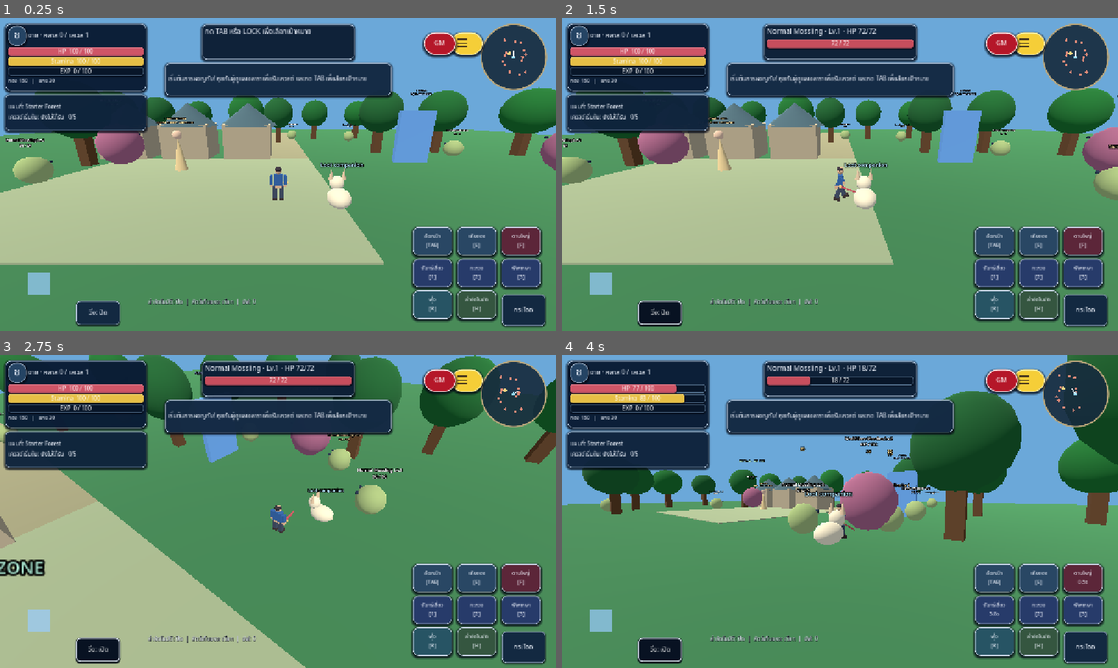
Above: before the commit, frames 1-4 (two rows, left to right).
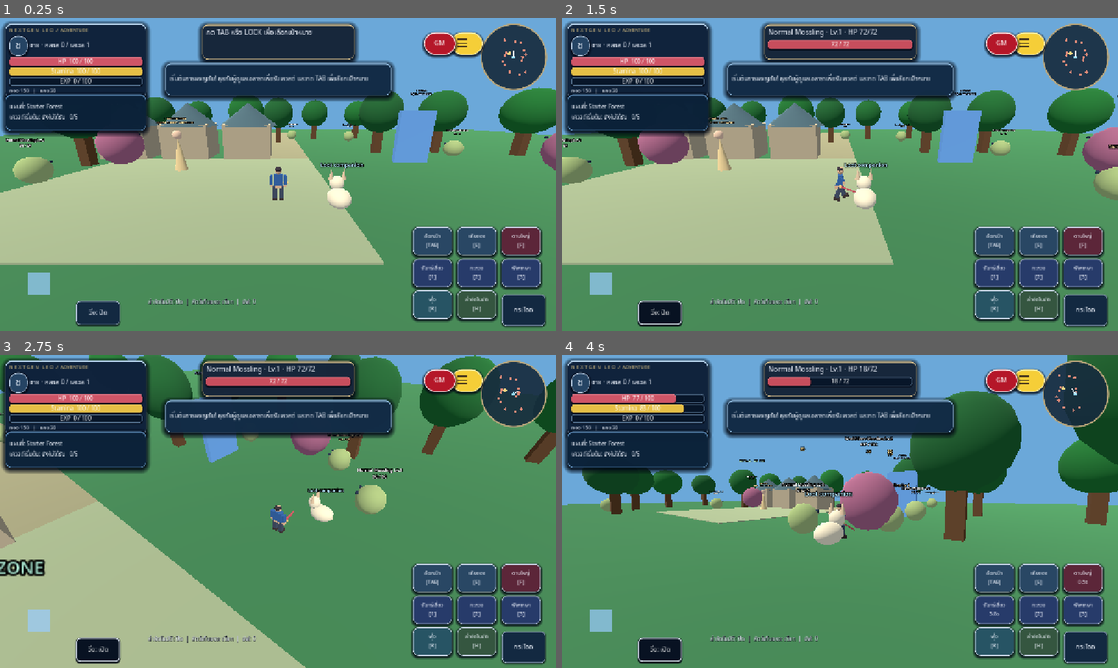
Above: after the commit, the same moments.

Repository: redfullmoon209-debug/NexTgenLeo
Game: Godot game, scene res://scenes/main.tscn
Same seed, same stepped clock (60 frames per second), same inputs: the game is played once before the commit and once after it.
Inputs (mouse positions are in pixels of both pictures, inside the frame that each line leads up to):
- Up to frame 1 (0.25 s): no input
- Up to frame 2 (1.5 s): click "กระโดด" at 0.5 s; tap Enter at 1.25 s; move the mouse to (962, 158) at 1.27 s; hold D from 1.28 s (still down); tap Tab at 1.35 s; click (962, 158) at 1.42 s
- Up to frame 3 (2.75 s): tap Space at 1.52 s; release D at 2 s; drag from (166, 527) to (250, 574) at 2.02 s
- Up to frame 4 (4 s): move the mouse to (895, 442) at 2.77 s; hold D 2.78-3.5 s; tap 1 at 2.85 s; drag from (812, 574) to (673, 464) at 3.52 s

The runs differ from the first frame. In frame 1, 7.3% of the frame differs, in the area x 0-72%, y 0-38%; in frame 2, 7.6%; in frame 3, 7.3%; in frame 4, 7.3%.

Commit message:
Apply Celestial Steel premium navy silver HUD panels

Diff:
--- a/scripts/gameplay.gd
+++ b/scripts/gameplay.gd
@@ -573,6 +573,7 @@
 
 func _build_ui() -> void:
 	var theme := Theme.new()
+	var steel = load("res://scripts/celestial_steel.gd")
 	var font: FontFile = load("res://assets/fonts/NotoSansThai.ttf")
 	font.fallbacks = [ThemeDB.fallback_font]
 	theme.default_font = font
@@ -583,13 +584,18 @@
 	hud_status_panel.name = "HUDCharacterFrame"
 	hud_status_panel.mouse_filter = Control.MOUSE_FILTER_IGNORE
 	hud_status_panel.set_meta("leo_fantasy_skin", true)
-	hud_status_panel.add_theme_stylebox_override("panel", _silver_panel_style(12, Color("0b1e37eb")))
+	hud_status_panel.add_theme_stylebox_override("panel", steel.panel_style(Color("#10233DF2"), Color("#B7D4ED"), 14))
 	hud_status_panel.size = Vector2(324, 155)
 	world.hud.add_child(hud_status_panel)
 	var stack := VBoxContainer.new()
 	stack.mouse_filter = Control.MOUSE_FILTER_IGNORE
 	stack.add_theme_constant_override("separation", 3)
 	hud_status_panel.add_child(stack)
+	var brand_line := _label("N E X T G E N   L E O  /  ADVENTURE", 11)
+	brand_line.name = "CelestialBrandLine"
+	brand_line.set_meta("leo_fantasy_skin", true)
+	brand_line.add_theme_color_override("font_color", Color("#E4C987"))
+	stack.add_child(brand_line)
 	var identity_row := HBoxContainer.new()
 	identity_row.mouse_filter = Control.MOUSE_FILTER_IGNORE
 	stack.add_child(identity_row)
@@ -614,7 +620,7 @@
 	hud_quest_panel.name = "HUDQuestFrame"
 	hud_quest_panel.mouse_filter = Control.MOUSE_FILTER_IGNORE
 	hud_quest_panel.set_meta("leo_fantasy_skin", true)
-	hud_quest_panel.add_theme_stylebox_override("panel", _silver_panel_style(9, Color("102640df")))
+	hud_quest_panel.add_theme_stylebox_override("panel", steel.panel_style(Color("#0C233BE9"), Color("#6597C6"), 12))
 	hud_quest_panel.size = Vector2(324, 83)
 	world.hud.add_child(hud_quest_panel)
 	quest_label = _label("", 13)
@@ -623,7 +629,7 @@
 	hud_target_panel.name = "HUDTargetFrame"
 	hud_target_panel.mouse_filter = Control.MOUSE_FILTER_IGNORE
 	hud_target_panel.set_meta("leo_fantasy_skin", true)
-	hud_target_panel.add_theme_stylebox_override("panel", _silver_panel_style(9, Color("0e2139e8")))
+	hud_target_panel.add_theme_stylebox_override("panel", steel.panel_style(Color("#18273CF0"), Color("#D7BE8A"), 12))
 	hud_target_panel.size = Vector2(350, 80)
 	world.hud.add_child(hud_target_panel)
 	var target_stack := VBoxContainer.new()
@@ -638,7 +644,7 @@
 	hud_notice_panel.size = Vector2(520, 74)
 	hud_notice_panel.mouse_filter = Control.MOUSE_FILTER_IGNORE
 	hud_notice_panel.set_meta("leo_fantasy_skin", true)
-	hud_notice_panel.add_theme_stylebox_override("panel", _silver_panel_style(9, Color("152c47e7")))
+	hud_notice_panel.add_theme_stylebox_override("panel", steel.panel_style(Color("#132D48EF"), Color("#8FB9DD"), 12))
 	world.hud.add_child(hud_notice_panel)
 	notice = _label("", 14)
 	notice.autowrap_mode = TextServer.AUTOWRAP_WORD_SMART
